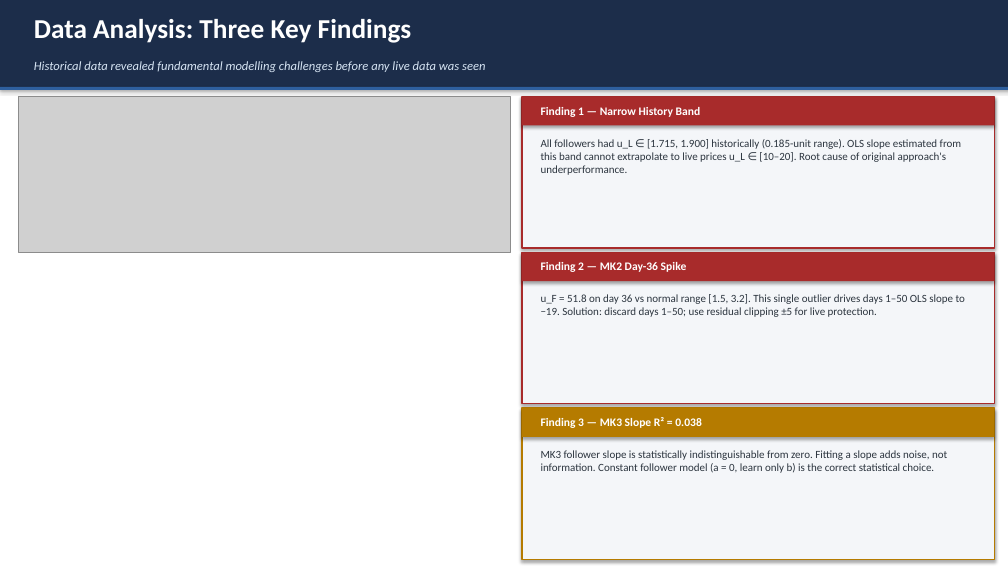
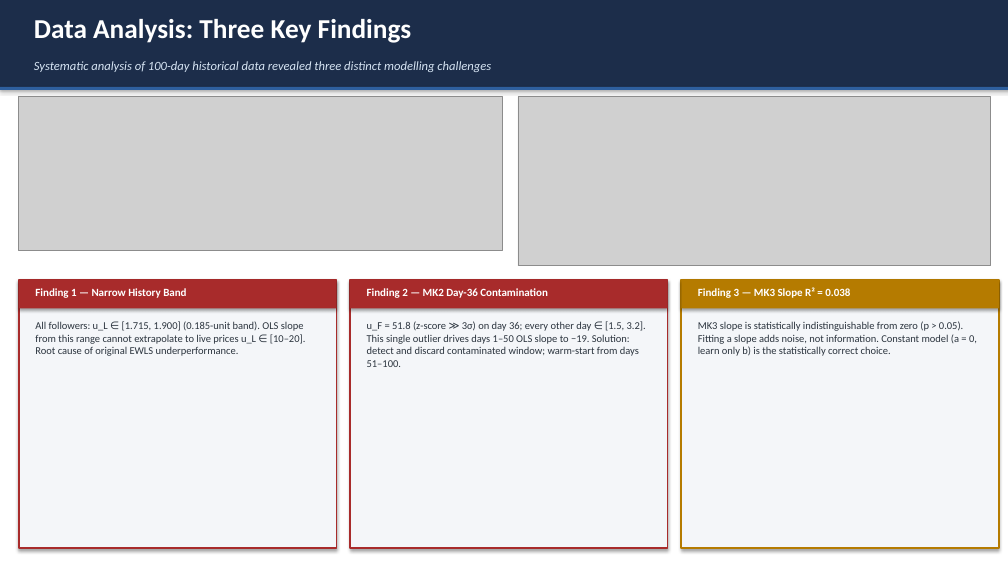
Before and after one commit to srojastunjano/CGT-Project, a slide deck: slide 3 of Group7_Presentation.pptx. Drawn at 1008x567 pixels with LibreOffice and Linux fonts; fonts in the diff are those of the drawing; grey boxes stand for pictures. Boxes give left, top, right and bottom in pixels: in the first picture for what was removed or moved away, otherwise in the second. Text is boxed around its words. In the diff, an @@ line names an element or a change of style, - is before the commit and + after.

```diff
--- a/Group7_Presentation.pptx
+++ b/Group7_Presentation.pptx
@@ text at [34,61,491,72]: text changed @@
-Historical data revealed fundamental modelling challenges before any live data was seen
+Systematic analysis of 100-day historical data revealed three distinct modelling challenges
@@ picture: place and size @@
-picture at [19,97,510,253]
+picture at [19,97,503,250]
@@ picture added at [518,97,991,266] @@
@@ rectangle removed at [522,97,994,248] @@
@@ rectangle removed at [522,253,994,404] @@
@@ rectangle at [19,280,337,548]: fill #A82B2B to #F4F6F9; outline none to #A82B2B 1.5 pt @@
@@ rectangle: place and size @@
-rectangle at [522,97,994,126]
+rectangle at [19,280,337,548]
@@ rectangle added at [19,280,337,309], fill #A82B2B @@
@@ text "Finding 1 — Narrow History ...": place and size @@
-text "Finding 1 — Narrow History ..." at [541,107,701,117]
+text "Finding 1 — Narrow History ..." at [35,288,186,298]
@@ text "Finding 1 — Narrow History ..." at [35,288,186,298]: size 11 to 10.5 pt @@
@@ rectangle: place and size @@
-rectangle at [522,253,994,281]
+rectangle at [350,280,668,548]
@@ rectangle at [350,280,668,548]: fill #A82B2B to #F4F6F9; outline none to #A82B2B 1.5 pt @@
@@ rectangle added at [350,280,668,309], fill #A82B2B @@
@@ text at [367,288,548,298]: text changed; size 11 to 10.5 pt @@
-Finding 2 — MK2 Day-36 Spike
+Finding 2 — MK2 Day-36 Contamination
@@ rectangle: place and size @@
-rectangle at [522,408,994,437]
+rectangle at [681,280,999,548]
@@ rectangle at [681,280,999,548]: fill #B57B00 to #F4F6F9; outline none to #B57B00 1.5 pt @@
@@ rectangle added at [681,280,999,309], fill #B57B00 @@
@@ text "Finding 3 — MK3 Slope ..." at [698,287,850,298]: size 11 to 10.5 pt @@
@@ text "Finding 3 — MK3 Slope ...": place and size @@
-text "Finding 3 — MK3 Slope ..." at [541,417,702,428]
+text "Finding 3 — MK3 Slope ..." at [698,287,850,298]
@@ text at [35,321,306,356]: text changed; size 10.5 to 10 pt @@
-All followers had u_L ∈ [1.715, 1.900] historically (0.185-unit range). OLS slope estimated from this band cannot extrapolate to live prices u_L ∈ [10–20]. Root cause of original approach's underperformance.
+All followers: u_L ∈ [1.715, 1.900] (0.185-unit band). OLS slope from this range cannot extrapolate to live prices u_L ∈ [10–20]. Root cause of original EWLS underperformance.
@@ text at [367,321,646,367]: text changed; size 10.5 to 10 pt @@
-u_F = 51.8 on day 36 vs normal range [1.5, 3.2]. This single outlier drives days 1–50 OLS slope to −19. Solution: discard days 1–50; use residual clipping ±5 for live protection.
+u_F = 51.8 (z-score ≫ 3σ) on day 36; every other day ∈ [1.5, 3.2]. This single outlier drives days 1–50 OLS slope to −19. Solution: detect and discard contaminated window; warm-start from days 51–100.
@@ text at [698,321,977,356]: text changed; size 10.5 to 10 pt @@
-MK3 follower slope is statistically indistinguishable from zero. Fitting a slope adds noise, not information. Constant follower model (a = 0, learn only b) is the correct statistical choice.
+MK3 slope is statistically indistinguishable from zero (p > 0.05). Fitting a slope adds noise, not information. Constant model (a = 0, learn only b) is the statistically correct choice.
@@ rectangle removed at [522,408,994,560] @@
```
Also in this commit, not shown: 8 other slides changed, 3 slides added, 1 slide removed, 1 other file.
